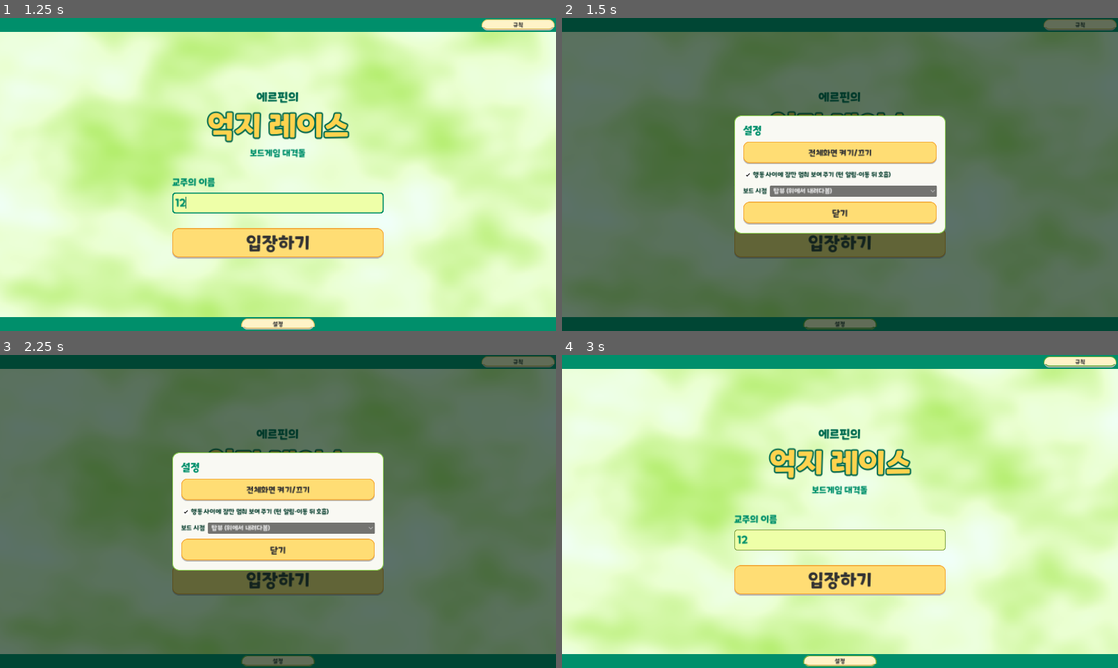
Above: before the commit, frames 1-4 (two rows, left to right).
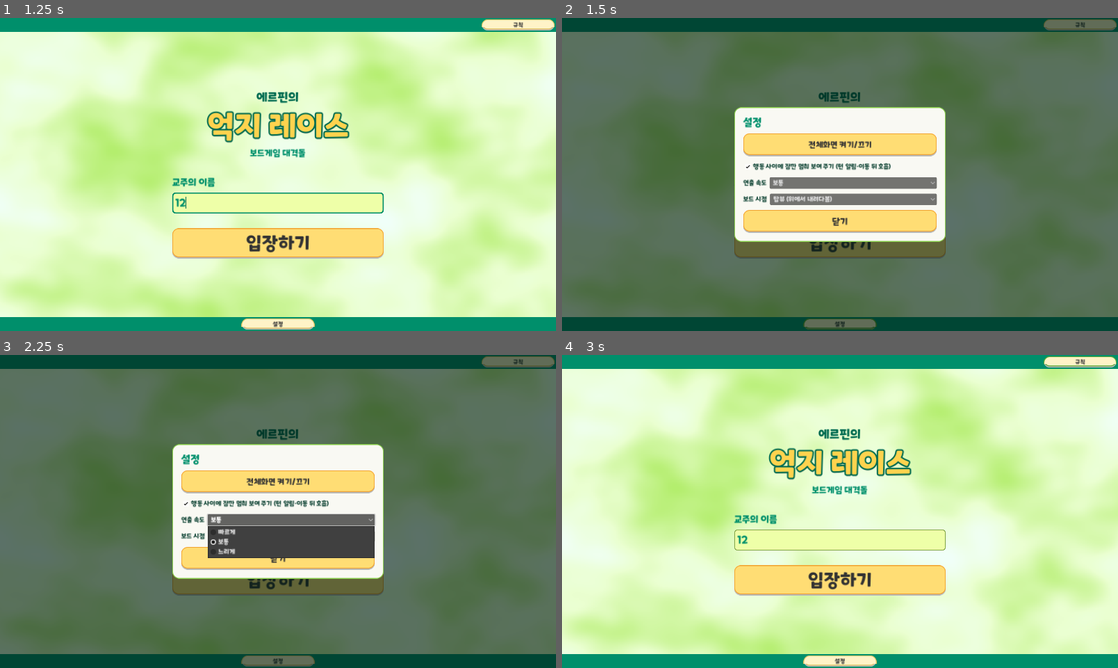
Above: after the commit, the same moments.

Repository: mayjohn66-cmd/TRG
Game: Godot game, scene res://scenes/start_menu.tscn
Two runs of this game, one before a commit and one after it. Both use one fixed random seed, a clock stepped at 60 frames per second and the inputs below.
Inputs (mouse positions are in pixels of both pictures, inside the frame that each line leads up to):
- Up to frame 1 (1.25 s): click (278, 202) at 0.52 s; type "12" at 0.6 s
- Up to frame 2 (1.5 s): click "설정" at 1.25 s
- Up to frame 3 (2.25 s): click (289, 520) at 2 s, where only the run after the commit has a clickable "보통"
- Up to frame 4 (3 s): click "규칙" at 2.75 s

Frame 1 is identical in both runs. In frame 2, 9.7% of the frame differs, in the area x 31-69%, y 28-72%; in frame 3, 11%, in the area x 31-69%, y 28-100%; in frame 4, less than 0.1%.

Commit message:
연출 속도 배율 도입(기본 보통 1.7배)과 설정 항목 추가
Co-Authored-By: Claude Sonnet 5.5 <noreply@anthropic.com>
Claude-Session: https://claude.ai/code/session_01HvvTBBGdmqrXHkL2GAw3GJ

Diff:
--- a/core_engine/bot_controller.gd
+++ b/core_engine/bot_controller.gd
@@ -28,6 +28,8 @@
 var busy_check: Callable = Callable()
 var rng := RandomNumberGenerator.new()
 
+## 대기 시간 배율 (연출 속도 설정: 1.0이 기본 길이)
+var pace: float = 1.0
 var _wait: float = 0.0
 var _seen_serial: int = -1
 var _tried: Dictionary = {}
@@ -83,7 +85,7 @@
 ## 대기 시간을 더한다 (이미 남은 대기가 있으면 그 뒤에 이어진다: 굴림 결과 확인 0.6초 -> 말 선택 0.5초).
 func _delay(seconds: float) -> void:
 	if not instant:
-		_wait += seconds
+		_wait += seconds * pace
 
 
 ## 새 결정 지점에 들어왔다: 이번 단계에서 쓸 대기 시간과 기억을 초기화한다.
--- a/core_engine/game_session.gd
+++ b/core_engine/game_session.gd
@@ -20,6 +20,11 @@
 ## 게임 설정(메뉴 > 게임 설정): user://settings.cfg에 저장된다.
 const SETTINGS_PATH: String = "user://settings.cfg"
 static var pacing_enabled: bool = true
+## 연출 속도 배율(1.0 빠름 / 1.7 보통 / 2.5 느림): 이동 걸음·턴 알림 길이·행동 뒤 호흡·봇 대기가 이 배수로 길어진다 (pacing_enabled가 켜져 있을 때).
+const PACE_FAST: float = 1.0
+const PACE_NORMAL: float = 1.7
+const PACE_SLOW: float = 2.5
+static var pace_scale: float = PACE_NORMAL
 ## 보드 시점: 0 탑뷰 / 1 기울인 탑뷰 (MainBoard.ViewMode)
 static var view_mode: int = 0
 ## 내가 고른 아바타 id (AvatarCatalog). 시작 화면의 아바타 설정에서 정한다.
@@ -30,6 +35,7 @@
 	var config := ConfigFile.new()
 	config.set_value("game", "pacing_enabled", pacing_enabled)
 	config.set_value("game", "view_mode", view_mode)
+	config.set_value("game", "pace_scale", pace_scale)
 	config.set_value("game", "avatar", String(avatar_id))
 	config.save(SETTINGS_PATH)
 
@@ -39,6 +45,7 @@
 	if config.load(SETTINGS_PATH) == OK:
 		pacing_enabled = bool(config.get_value("game", "pacing_enabled", true))
 		view_mode = clampi(int(config.get_value("game", "view_mode", 0)), 0, 1)
+		pace_scale = clampf(float(config.get_value("game", "pace_scale", PACE_NORMAL)), PACE_FAST, PACE_SLOW)
 		avatar_id = StringName(str(config.get_value("game", "avatar", "avatar_01")))
 
 
--- a/scenes/lobby_theme.gd
+++ b/scenes/lobby_theme.gd
@@ -353,6 +353,21 @@
 		GameSession.pacing_enabled = enabled
 		GameSession.save_settings())
 	box.add_child(pacing)
+	var pace_row := HBoxContainer.new()
+	pace_row.add_theme_constant_override("separation", 8)
+	box.add_child(pace_row)
+	pace_row.add_child(label("연출 속도", 16, INK))
+	var pace := OptionButton.new()
+	pace.name = "PaceOption"
+	pace.add_item("빠르게")
+	pace.add_item("보통")
+	pace.add_item("느리게")
+	pace.select(0 if GameSession.pace_scale <= 1.2 else (2 if GameSession.pace_scale >= 2.1 else 1))
+	pace.size_flags_horizontal = Control.SIZE_EXPAND_FILL
+	pace.item_selected.connect(func(index: int) -> void:
+		GameSession.pace_scale = [GameSession.PACE_FAST, GameSession.PACE_NORMAL, GameSession.PACE_SLOW][index]
+		GameSession.save_settings())
+	pace_row.add_child(pace)
 	var row := HBoxContainer.new()
 	row.add_theme_constant_override("separation", 8)
 	box.add_child(row)
--- a/scenes/main_board.gd
+++ b/scenes/main_board.gd
@@ -369,11 +369,12 @@
 	manager = TurnManager.new()
 	manager.name = "TurnManager"
 	manager.hotseat_mode = true
-	manager.step_delay_sec = STEP_DELAY
+	manager.step_delay_sec = STEP_DELAY * _pace()
 	manager.stack_choice_enabled = true
 	_bot = BotController.new()
 	_bot.name = "BotController"
 	_bot.manager = manager
+	_bot.pace = _pace()
 	_bot.busy_check = _bot_should_wait
 	_bot.enabled = ai_mode
 	if not GameSession.net_active:
@@ -1722,8 +1723,8 @@
 		if previous != null and previous.is_valid():
 			previous.kill()
 	var tween: Tween = create_tween()
-	tween.tween_property(view, "position", _pawn_position(pawn), maxf(STEP_DELAY * 0.85, 0.05))
-	tween.parallel().tween_property(view, "scale", Vector2.ONE * _depth_scale(tile_norm(pawn.current_tile_idx).y), maxf(STEP_DELAY * 0.85, 0.05))
+	tween.tween_property(view, "position", _pawn_position(pawn), maxf(STEP_DELAY * _pace() * 0.85, 0.05))
+	tween.parallel().tween_property(view, "scale", Vector2.ONE * _depth_scale(tile_norm(pawn.current_tile_idx).y), maxf(STEP_DELAY * _pace() * 0.85, 0.05))
 	view.set_meta("tween", tween)
 
 
@@ -4013,7 +4014,7 @@
 	_play_pick_animation(_draft_cards, index)
 	if _draft_title_label != null:
 		_draft_title_label.text = "선택 완료!"
-	get_tree().create_timer(AUGMENT_PICK_SECONDS).timeout.connect(func() -> void:
+	get_tree().create_timer(AUGMENT_PICK_SECONDS * _pace()).timeout.connect(func() -> void:
 		_draft_locked = false
 		if _draft_overlay != null and _draft_player == player_id:
 			_on_augment_chosen(player_id, index, definition))
@@ -4285,8 +4286,8 @@
 func _start_beat(seconds: float) -> void:
 	if instant_roll_for_test or not pacing_enabled or seconds <= 0.0:
 		return
-	_beat_until_msec = maxi(_beat_until_msec, Time.get_ticks_msec() + int(seconds * 1000.0))
-	get_tree().create_timer(seconds + 0.02).timeout.connect(func() -> void:
+	_beat_until_msec = maxi(_beat_until_msec, Time.get_ticks_msec() + int(seconds * _pace() * 1000.0))
+	get_tree().create_timer(seconds * _pace() + 0.02).timeout.connect(func() -> void:
 		if manager != null and state != null:
 			_refresh_all())
 
@@ -4295,7 +4296,7 @@
 	if _announcer == null:
 		return
 	_announcer.instant = instant_roll_for_test
-	_announcer.announce(tag, headline, body, color, extra, duration)
+	_announcer.announce(tag, headline, body, color, extra, duration * _pace())
 	if _announcer.active:
 		_refresh_controls()
 
@@ -4831,6 +4832,18 @@
 	pacing.button_pressed = pacing_enabled
 	pacing.toggled.connect(_on_pacing_toggled)
 	_menu_box.add_child(pacing)
+	var pace_row := HBoxContainer.new()
+	pace_row.add_child(_make_label("연출 속도", 15, Color("ced4da")))
+	var pace_option := OptionButton.new()
+	pace_option.name = "PaceOption"
+	pace_option.add_item("빠르게")
+	pace_option.add_item("보통")
+	pace_option.add_item("느리게")
+	pace_option.select(0 if GameSession.pace_scale <= 1.2 else (2 if GameSession.pace_scale >= 2.1 else 1))
+	pace_option.size_flags_horizontal = Control.SIZE_EXPAND_FILL
+	pace_option.item_selected.connect(_on_pace_selected)
+	pace_row.add_child(pace_option)
+	_menu_box.add_child(pace_row)
 	if net == null:
 		var timer := CheckBox.new()
 		timer.name = "TimerCheck"
@@ -4869,6 +4882,26 @@
 	pacing_enabled = enabled
 	GameSession.pacing_enabled = enabled
 	GameSession.save_settings()
+	_apply_pace()
+
+
+## 연출 속도 배율: 연출 멈춤이 켜져 있고 테스트용 즉시 모드가 아닐 때만 GameSession.pace_scale을 쓴다.
+func _pace() -> float:
+	return GameSession.pace_scale if pacing_enabled and not instant_roll_for_test else 1.0
+
+
+## 속도 설정이 바뀌면 걸음 간격·봇 대기에 바로 적용한다 (알림·호흡은 쓸 때마다 _pace()를 읽는다).
+func _apply_pace() -> void:
+	if manager != null:
+		manager.step_delay_sec = STEP_DELAY * _pace()
+	if _bot != null:
+		_bot.pace = _pace()
+
+
+func _on_pace_selected(index: int) -> void:
+	GameSession.pace_scale = [GameSession.PACE_FAST, GameSession.PACE_NORMAL, GameSession.PACE_SLOW][index]
+	GameSession.save_settings()
+	_apply_pace()
 
 
 func _on_menu_timer_toggled(enabled: bool) -> void:
--- a/tests/ui_fx_test.gd
+++ b/tests/ui_fx_test.gd
@@ -664,7 +664,7 @@
 	_expect(not _board._ui_busy(), "전제: 호흡 검사 시작 시 대기 없음")
 	_board._start_beat(0.3)
 	_expect(_board._ui_busy(), "이동이 끝난 직후에는 잠깐 입력이 잠긴다")
-	await create_timer(0.45).timeout
+	await create_timer(0.3 * GameSession.pace_scale + 0.15).timeout  # 연출 속도 배율만큼 길어진다
 	_expect(not _board._ui_busy(), "호흡이 끝나면 다시 입력할 수 있다 (fx=%s aim=%s ann=%s hist=%s)" % [str(_board._fx_busy), str(_board._aim_pawn), str(_board._announcer.active), str(_board._announcer.history.slice(-3))])
 	_board._announced_turn_key = ""
 	_board._announcer.history.clear()
Not shown, changed: docs/EDGE_CASE_SPEC.md
Not shown, changed: docs/GDD_TDD_Master.md
